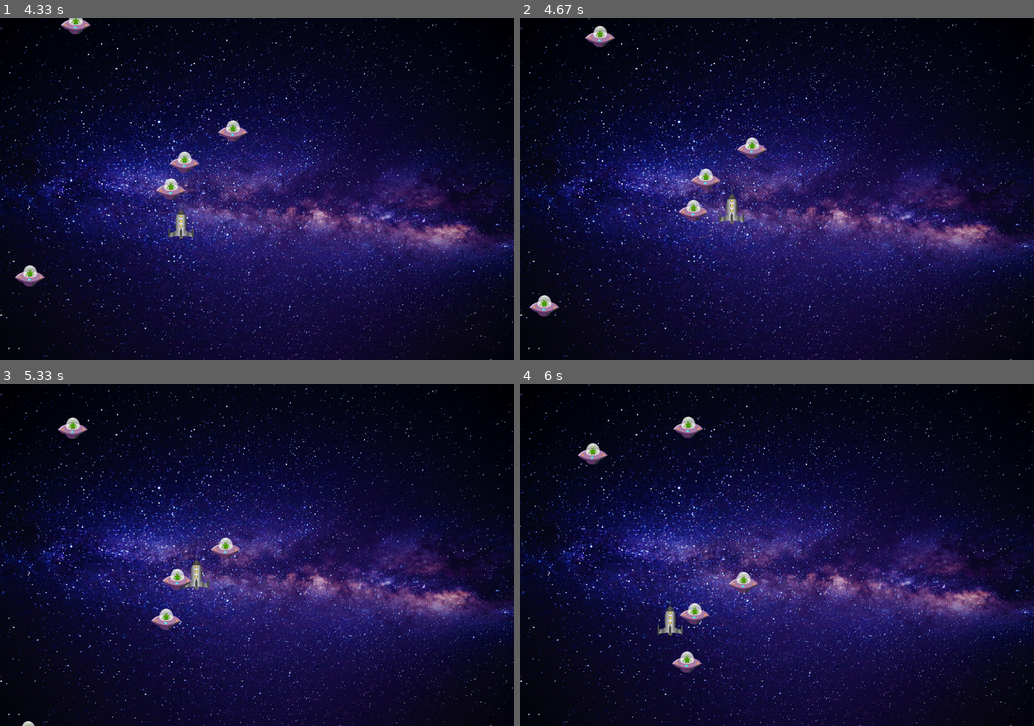
Above: before the commit, frames 1-4 (two rows, left to right).
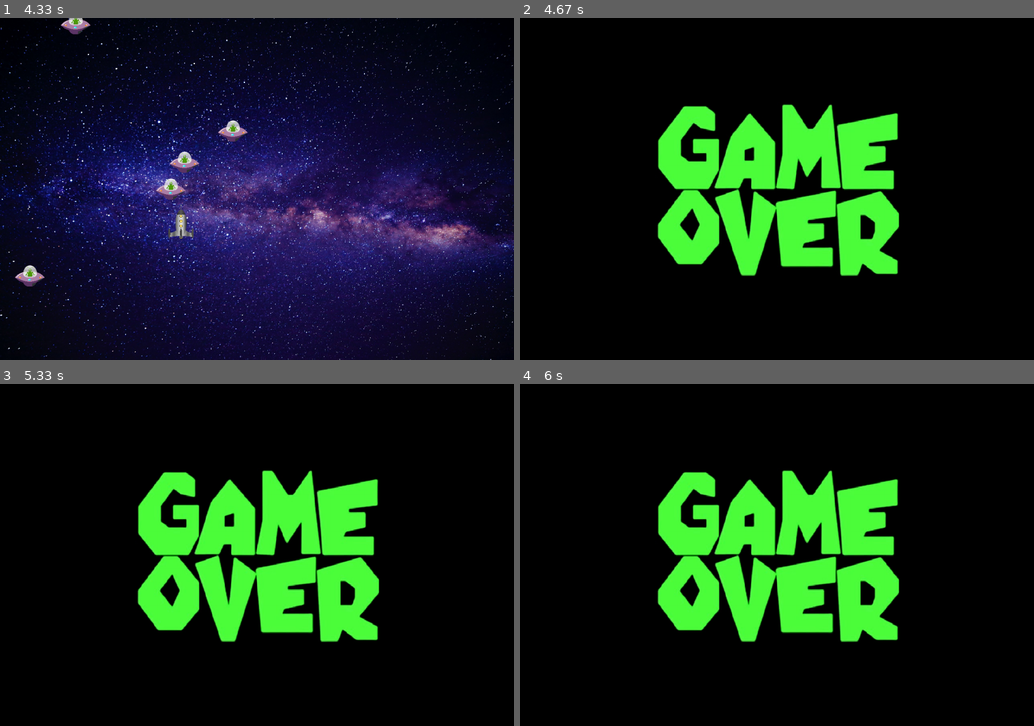
Above: after the commit, the same moments.

Repository: Pavel-Bylkov/shuter_pygame
Game: pygame game, started from main.py
Two runs of this game, one before a commit and one after it. Both use one fixed random seed, a clock stepped at 60 frames per second and the inputs below.
Inputs:
- Up to frame 1 (4.33 s): hold A 0.33-0.87 s; hold S 0.9-1.2 s; hold A 1.23-1.63 s; hold W 1.67-2.03 s; hold D 2.07-2.7 s; hold S 2.73-3.1 s; hold A 3.13-3.6 s; hold D 3.63-4.1 s; hold W from 4.13 s (still down)
- Up to frame 2 (4.67 s): release W at 4.43 s; hold D from 4.47 s (still down)
- Up to frame 3 (5.33 s): release D at 4.93 s; hold A from 4.97 s (still down)
- Up to frame 4 (6 s): release A at 5.5 s; hold S 5.53-5.83 s; hold A from 5.87 s (still down)

Frame 1 is identical in both runs. In frame 2, 78% of the frame differs, in the area x 0-100%, y 0-100%; in frame 3, 78%; in frame 4, 78%.

Commit message:
update sprites

Diff:
--- a/main.py
+++ b/main.py
@@ -1,5 +1,7 @@
 import pygame as pg
 import random
+
+# todo Добавить режимы игры
 
 # нам нужны такие картинки:
 img_back = "galaxy.jpg"  # фон игры
@@ -62,11 +64,13 @@
 back_img = pg.image.load(img_back)  # конвертация любого формата изображений в формат pygame
 background = pg.transform.scale(back_img, (win_width, win_height))
 
+# подготавливаем картинку для геймовера
 gameover = pg.transform.scale(pg.image.load(img_over), (win_width, win_height))
 
 # создаем спрайты
 hero = Hero()
 
+# чтобы работала группа, необходимо наследоваться от pg.sprite.Sprite
 monsters = pg.sprite.Group()
 for k in range(5):
     monsters.add(
@@ -100,7 +104,9 @@
         monsters.update()
         monsters.draw(window)
 
-        # window.blit(gameover, (0, 0))
+        if pg.sprite.spritecollide(hero, monsters, True):
+            window.blit(gameover, (0, 0))
+            finish = True
 
         pg.display.update()
 
